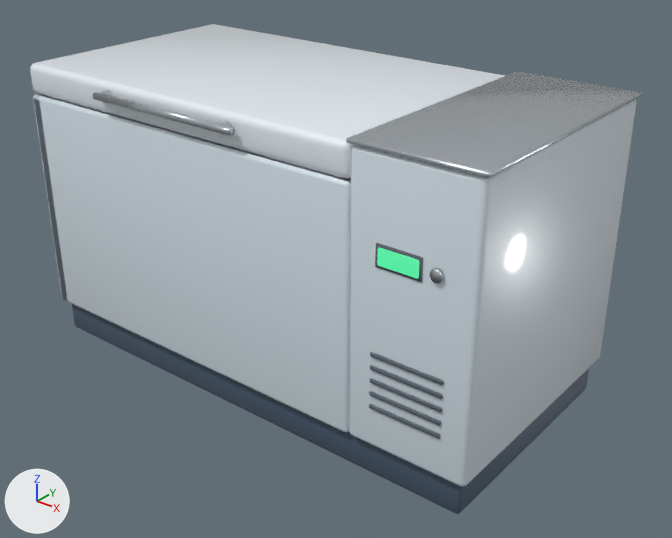
A saved change to the Blender file blender/freezer.blend.
Camera for both pictures: a camera (50 mm lens) standing at (1.584, -1.881, 1.488) and looking at (0.087, -0.01, 0.327). The axes (+X, +Y, +Z) are drawn at lower left. The lights are the same throughout. The older version comes first.

Objects in the first picture: 'FreezerBody', 'FreezerLid'.
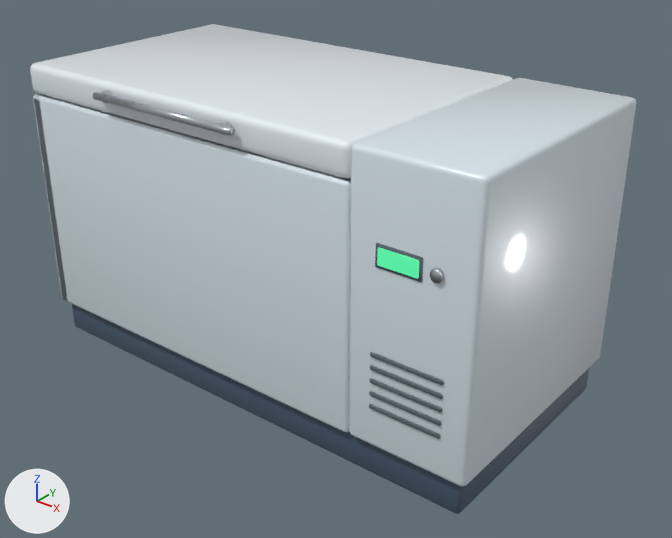
Changed parts and their boxes (x1, y1, x2, y2) in the pictures (672 x 538 px):
'FreezerBody', reshaped: before (33, 71, 642, 514); after (33, 78, 636, 514)
part 1 of me_freezerbody, deleted: before (346, 71, 642, 178)

The change, as a diff of the scene's bpy script:
```diff
--- a/blender/freezer.blend.py
+++ b/blender/freezer.blend.py
@@ me_freezerbody @@
 # used by ob_freezerbody; parent = ob_freezer; location = (0.0, 0.0, 0.0)
-me_freezerbody.from_pydata(...)  # 848 vertices, 840 faces; spans x -0.75..0.75, y -0.38..0.38, z 0.0..0.87
+me_freezerbody.from_pydata(...)  # 792 vertices, 786 faces; spans x -0.75..0.75, y -0.38..0.37, z 0.0..0.86
+# me_freezerbody part 1: the loose piece of 56 vertices spanning x 0.4..0.75, y -0.38..0.38, z 0.86..0.87 is deleted
 me_freezerbody.materials.append(mat_fzplinth)
```
